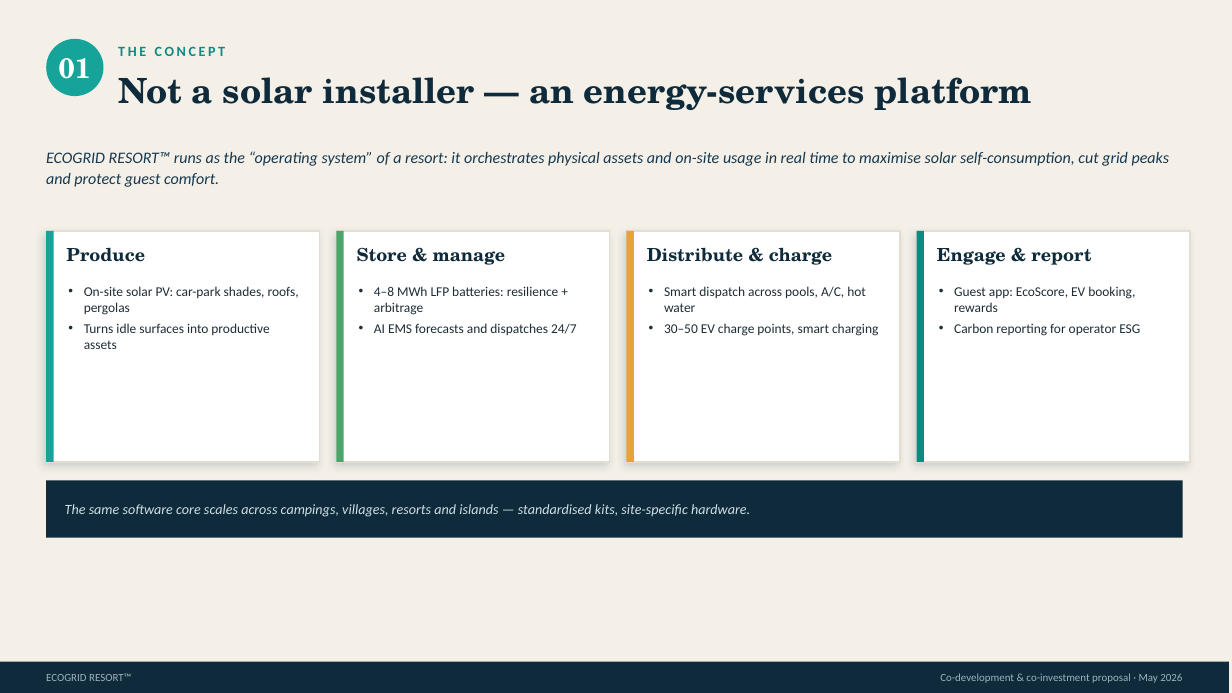
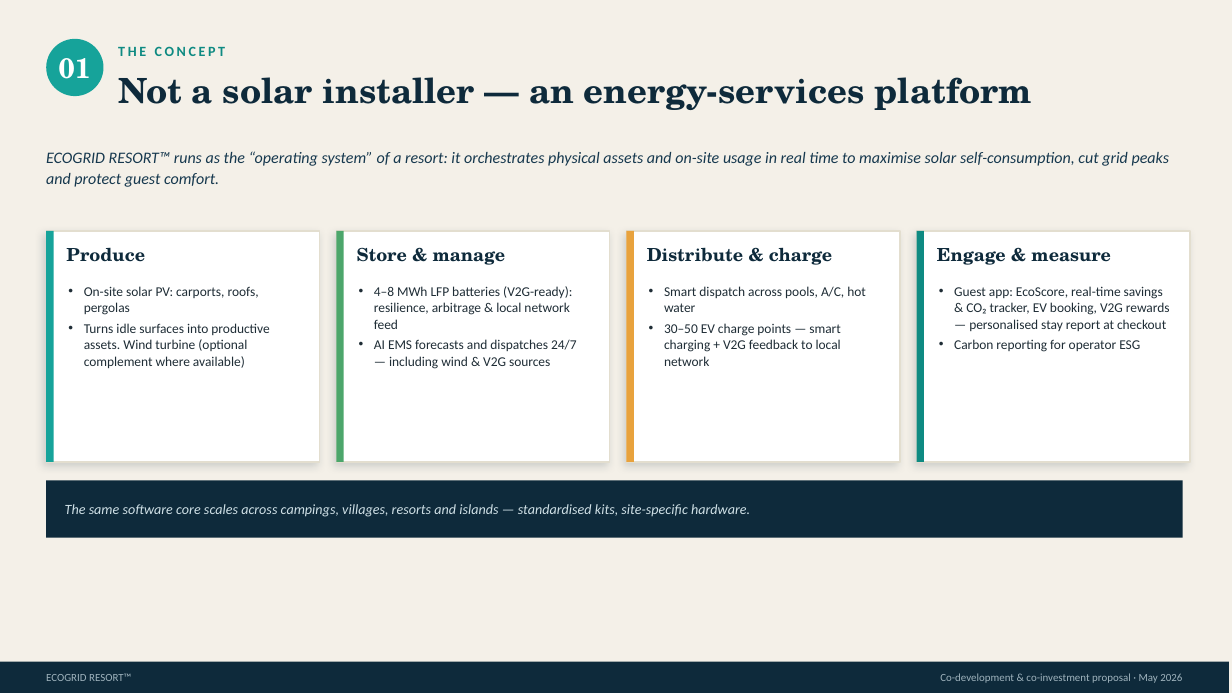
Before and after one commit to AdminMagicbooking/SaaS_Platforms, a slide deck: slide 2 of SmartGrid/Commercial/ECOGRID_RESORT_Investors_EN.pptx. Drawn at 1232x693 pixels with LibreOffice and Linux fonts; fonts in the diff are those of the drawing. Boxes give left, top, right and bottom in pixels: in the first picture for what was removed or moved away, otherwise in the second. Text is boxed around its words. In the diff, an @@ line names an element or a change of style, - is before the commit and + after.

```diff
--- a/SmartGrid/Commercial/ECOGRID_RESORT_Investors_EN.pptx
+++ b/SmartGrid/Commercial/ECOGRID_RESORT_Investors_EN.pptx
@@ text at <box>937,248,1111,265</box>: text changed @@
-Engage & report
+Engage & measure
@@ text at <box>84,286,269,368</box>: text changed @@
-• On-site solar PV: car-park shades, roofs, pergolas
-• Turns idle surfaces into productive assets
+• On-site solar PV: carports, roofs, pergolas
+• Turns idle surfaces into productive assets. Wind turbine (optional complement where available)
@@ text at <box>374,286,577,369</box>: text changed @@
-• 4–8 MWh LFP batteries: resilience + arbitrage
-• AI EMS forecasts and dispatches 24/7
+• 4–8 MWh LFP batteries (V2G-ready): resilience, arbitrage & local network feed
+• AI EMS forecasts and dispatches 24/7 — including wind & V2G sources
@@ text at <box>954,286,1170,331</box>: text changed @@
-• Guest app: EcoScore, EV booking, rewards
+• Guest app: EcoScore, real-time savings & CO₂ tracker, EV booking, V2G rewards — personalised stay report at checkout
@@ text at <box>664,323,841,366</box>: text changed @@
-• 30–50 EV charge points, smart charging
+• 30–50 EV charge points — smart charging + V2G feedback to local network
```
Also in this commit, not shown: 35 other files.
